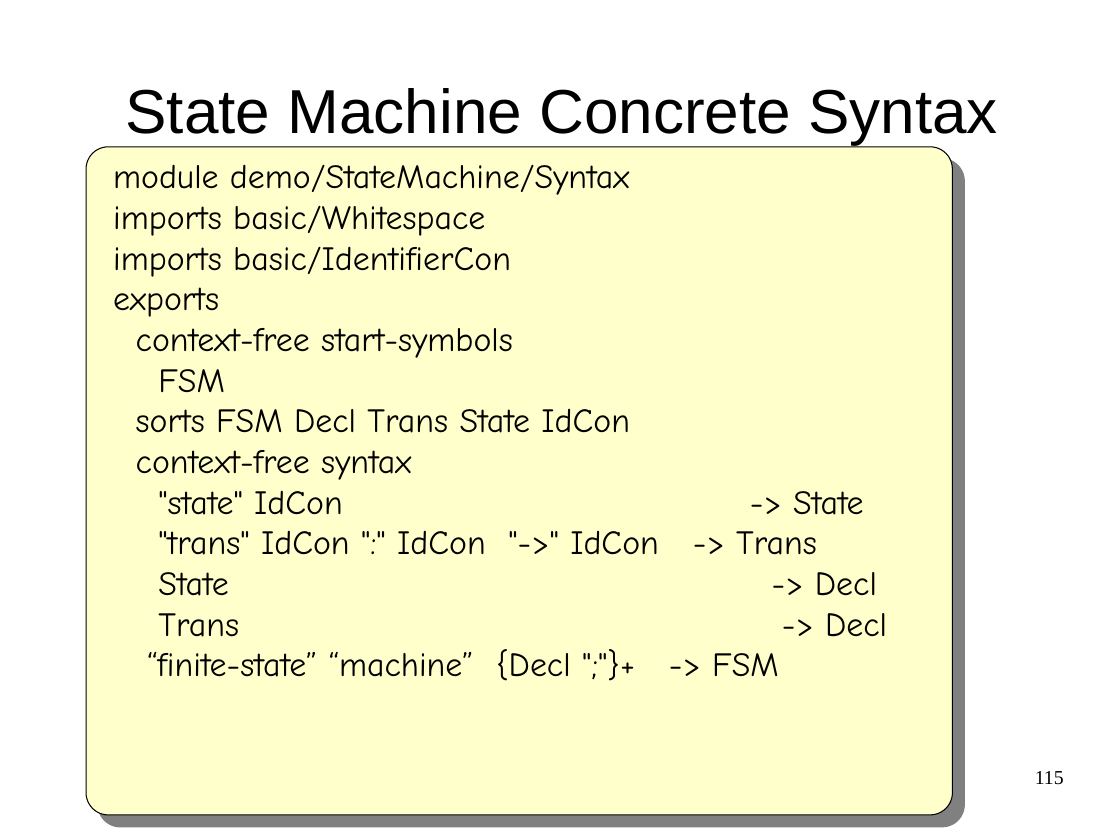
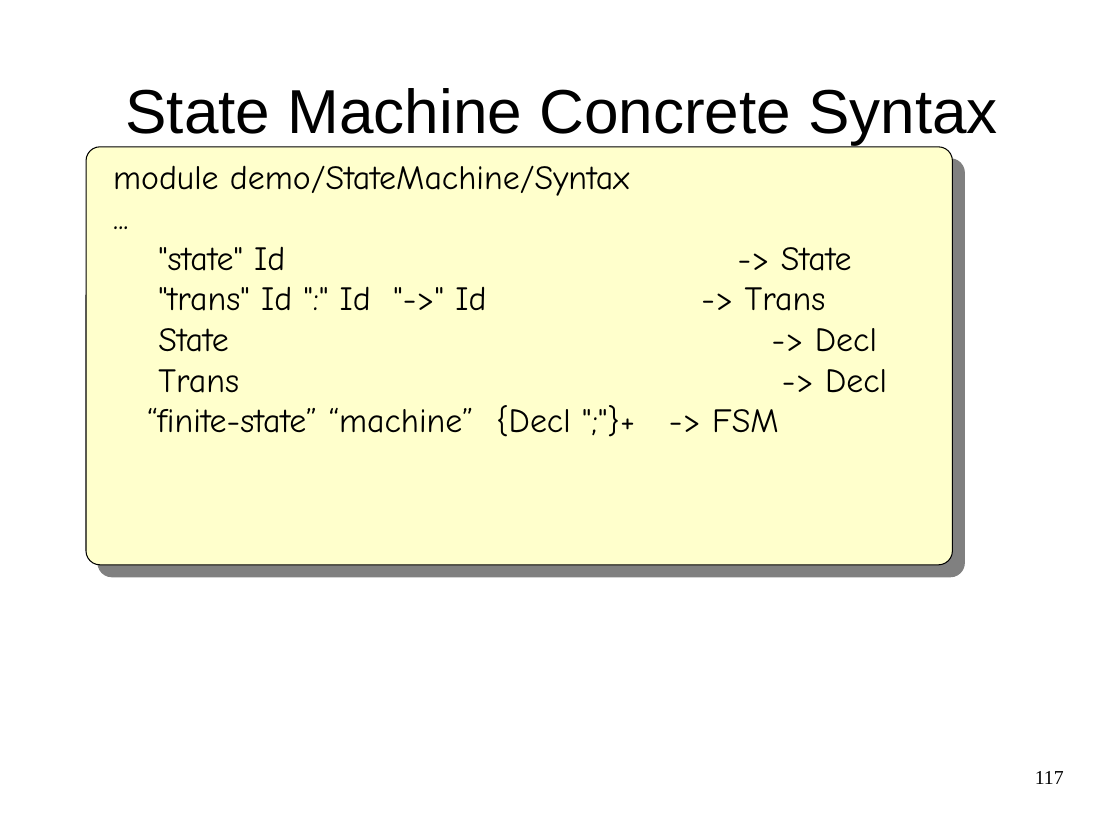
Before and after one commit to cwi-swat/meta-environment, a slide deck: slide 117 of meta-doc/analysis/rascal-slides/rascal-slides.odp (slide 115 before the commit). Drawn at 1120x840 pixels with LibreOffice and Linux fonts; fonts in the diff are those of the drawing; background and template pictures are left out. Boxes give left, top, right and bottom in pixels: in the first picture for what was removed or moved away, otherwise in the second. Text is boxed around its words. In the diff, an @@ line names an element or a change of style, - is before the commit and + after.

```diff
--- a/meta-doc/analysis/rascal-slides/rascal-slides.odp
+++ b/meta-doc/analysis/rascal-slides/rascal-slides.odp
@@ rounded rectangle: place and size @@
-rounded rectangle at (86,147,953,816)
+rounded rectangle at (86,147,953,565)
@@ text at (158,246,486,393): text changed @@
-imports basic/Whitespace
-imports basic/IdentifierCon
-exports
-context-free start-symbols
-FSM
-sorts FSM Decl Trans State IdCon
-context-free syntax
-"state" IdCon -> State
-"trans" IdCon ":" IdCon "->" IdCon -> Trans
+...
+"state" Id -> State
+"trans" Id ":" Id "->" Id -> Trans
@@ page number at (1035,771,1064,784): text changed @@
-115
+117
```
Also in this commit, not shown: 22 other slides changed, 11 slides added, 6 slides removed, 1 other file.
